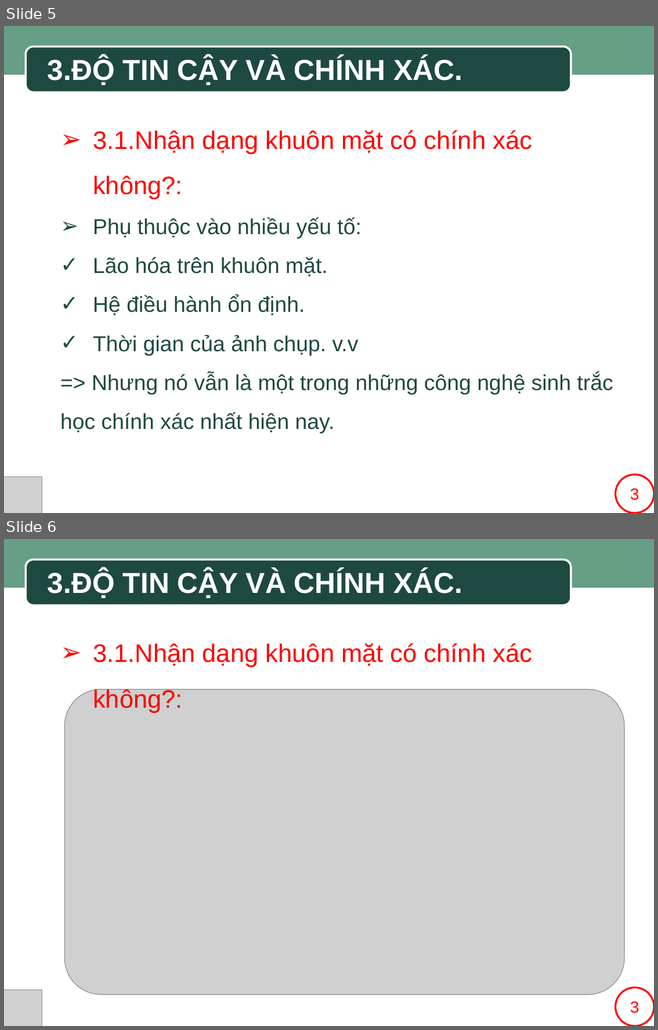
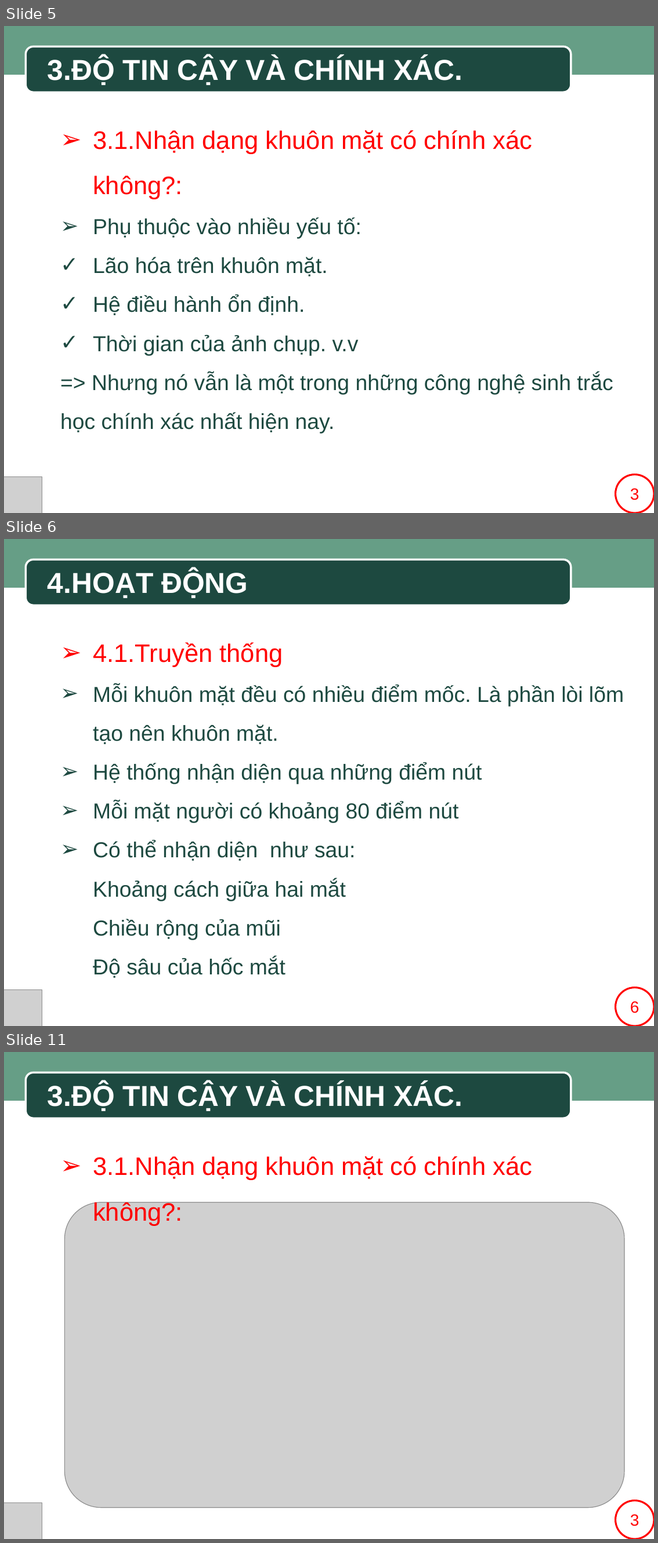
Before and after one commit to SaintLaurentxTran/hutech-23dthd4-nhom7, a slide deck: BÀI THUYẾT TRÌNH MẪU.pptx. Shown one above the other, each under a label of ours: slides 5 and 6 before the commit, slides 5, 6 and 11 after it; the slides between them are not shown. The pictures are 658x1030 and 658x1543 pixels, drawn with LibreOffice and Linux fonts; fonts in the diff are those of the drawing; grey boxes stand for pictures; background and template pictures are left out. Boxes give left, top, right and bottom in pixels: in the first picture for what was removed or moved away, otherwise in the second. Text is boxed around its words. In the diff, an @@ line names an element or a change of style, - is before the commit and + after.

```diff
--- a/BÀI THUYẾT TRÌNH MẪU.pptx
+++ b/BÀI THUYẾT TRÌNH MẪU.pptx
@@ slide 6 added at (4, 539, 654, 1026), background #FFFFFF; not listed: 2 template elements that a slide beside it also shows @@
@@ text added at (48, 570, 248, 598), 32 pt, text #FFFFFF, bold @@
+4.HOẠT ĐỘNG
@@ text added at (93, 642, 623, 978), 24 pt, text #1D4940 @@
+➢ 4.1.Truyền thống
+➢ Mỗi khuôn mặt đều có nhiều điểm mốc. Là phần lòi lõm tạo nên khuôn mặt.
+➢ Hệ thống nhận diện qua những điểm nút
+➢ Mỗi mặt người có khoảng 80 điểm nút
+➢ Có thể nhận diện như sau:
+  Khoảng cách giữa hai mắt
+  Chiều rộng của mũi
+  Độ sâu của hốc mắt
@@ picture added at (4, 990, 42, 1026) @@
@@ rectangle added at (605, 990, 654, 1026), fill #FFFFFF @@
@@ ellipse added at (615, 988, 654, 1026), fill #FFFFFF, outline #FF0000 2 pt, 18 pt, text #FF0000 @@
+6
@@ what was slide 6 is now slide 11 @@
```
Also in this commit, not shown: 4 other slides added.
